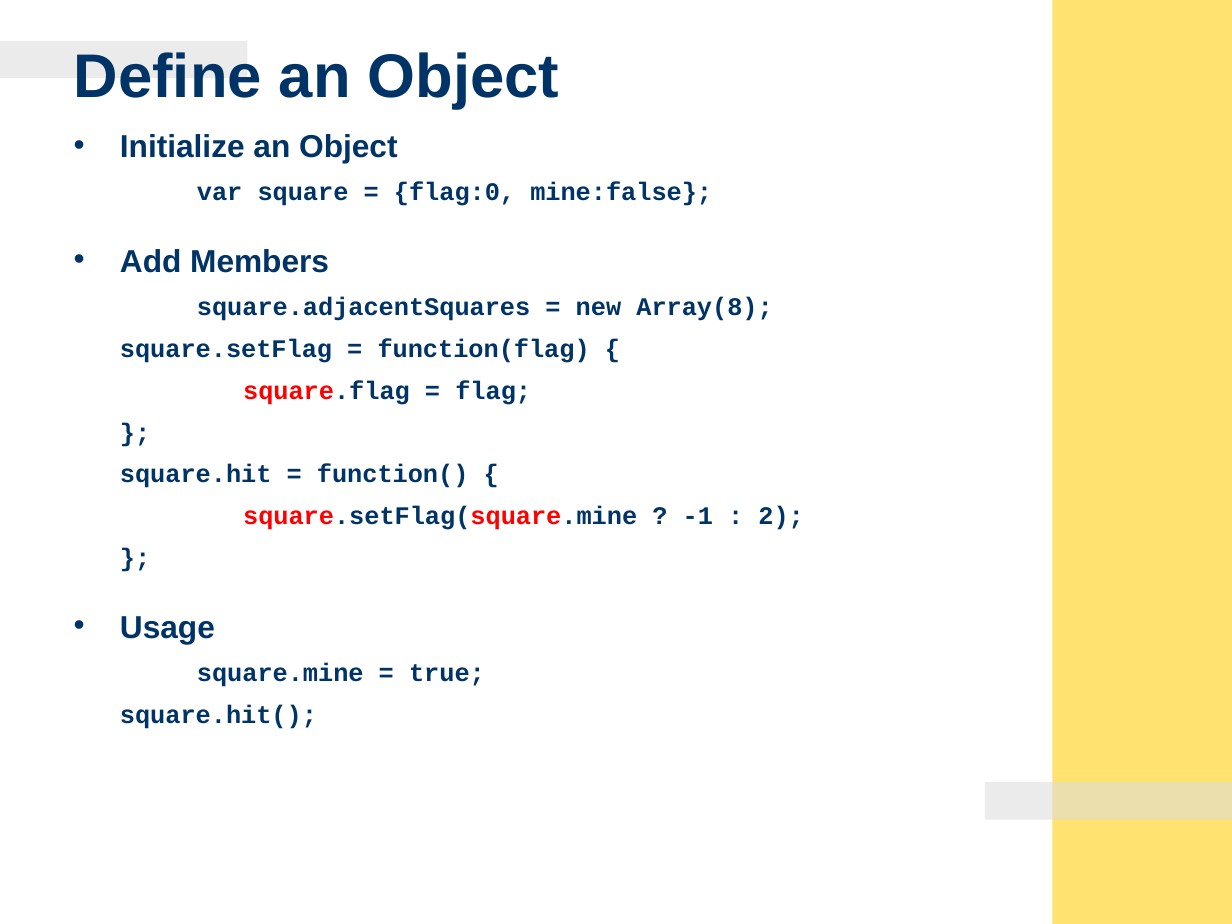
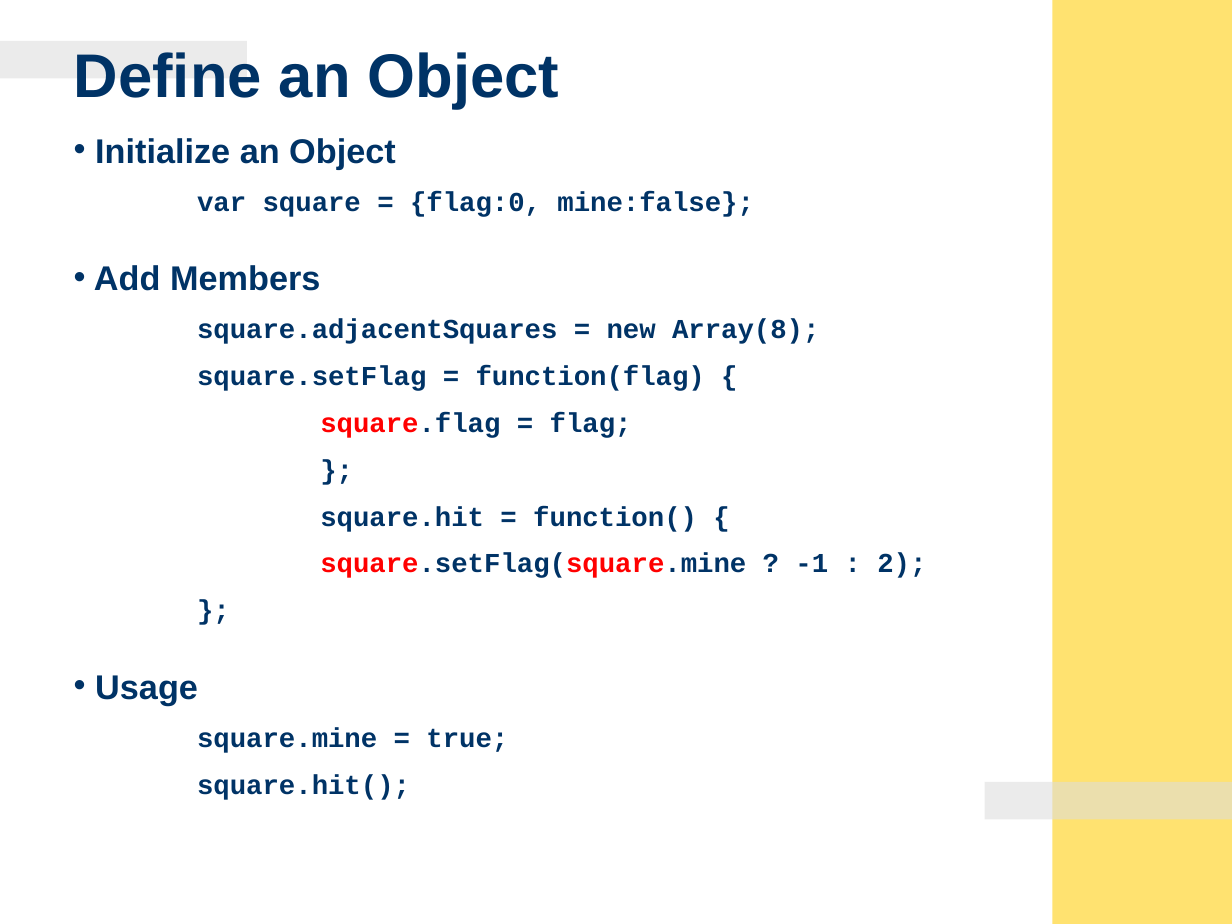
Before and after one commit to auntyellow/js, a slide deck: slide 6 of JavaScript - Object-Oriented Programming & Remote Scripting.ppt. Drawn at 1232x924 pixels with LibreOffice and Linux fonts; fonts in the diff are those of the drawing; background and template pictures are left out. Boxes give left, top, right and bottom in pixels: in the first picture for what was removed or moved away, otherwise in the second. Text is boxed around its words. In the diff, an @@ line names an element or a change of style, - is before the commit and + after.

```diff
--- a/JavaScript - Object-Oriented Programming & Remote Scripting.ppt
+++ b/JavaScript - Object-Oriented Programming & Remote Scripting.ppt
@@ text "Initialize an Object" at box(94, 138, 926, 800): size 18.5 to 20 pt in "Initialize an Object", "Add Members", "Usage"; size 14.8 to 16 pt in "var square = {flag:0, mine:false};", "square.adjacentSquares = new Array(8);", "square.setFlag = function(flag) {", "square.flag = flag;" and 6 more places; indent changed; line spacing 0.7 to 0.8 @@
```
Also in this commit, not shown: 14 other slides changed, 2 slides added, 4 slides removed, 5 other files.
